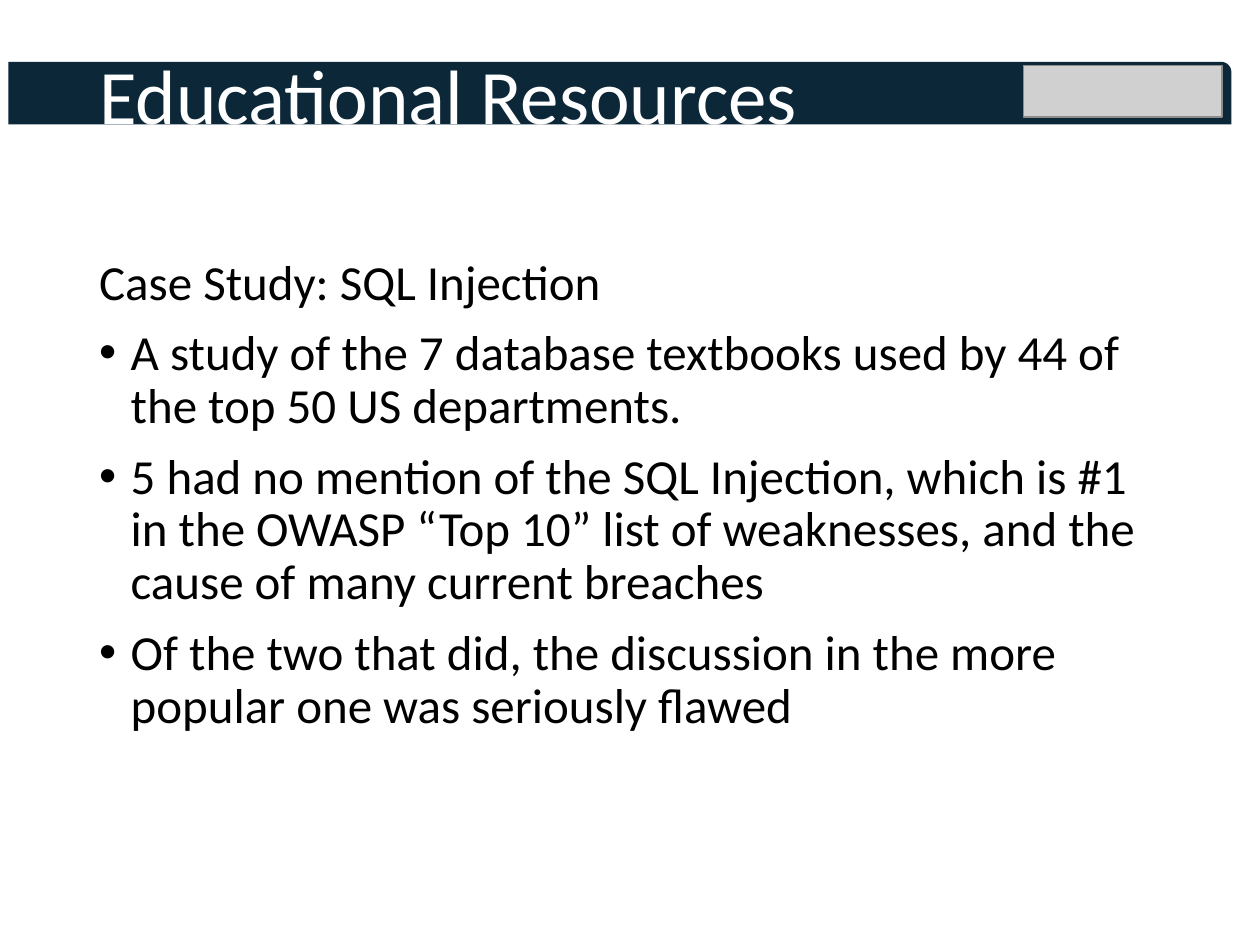
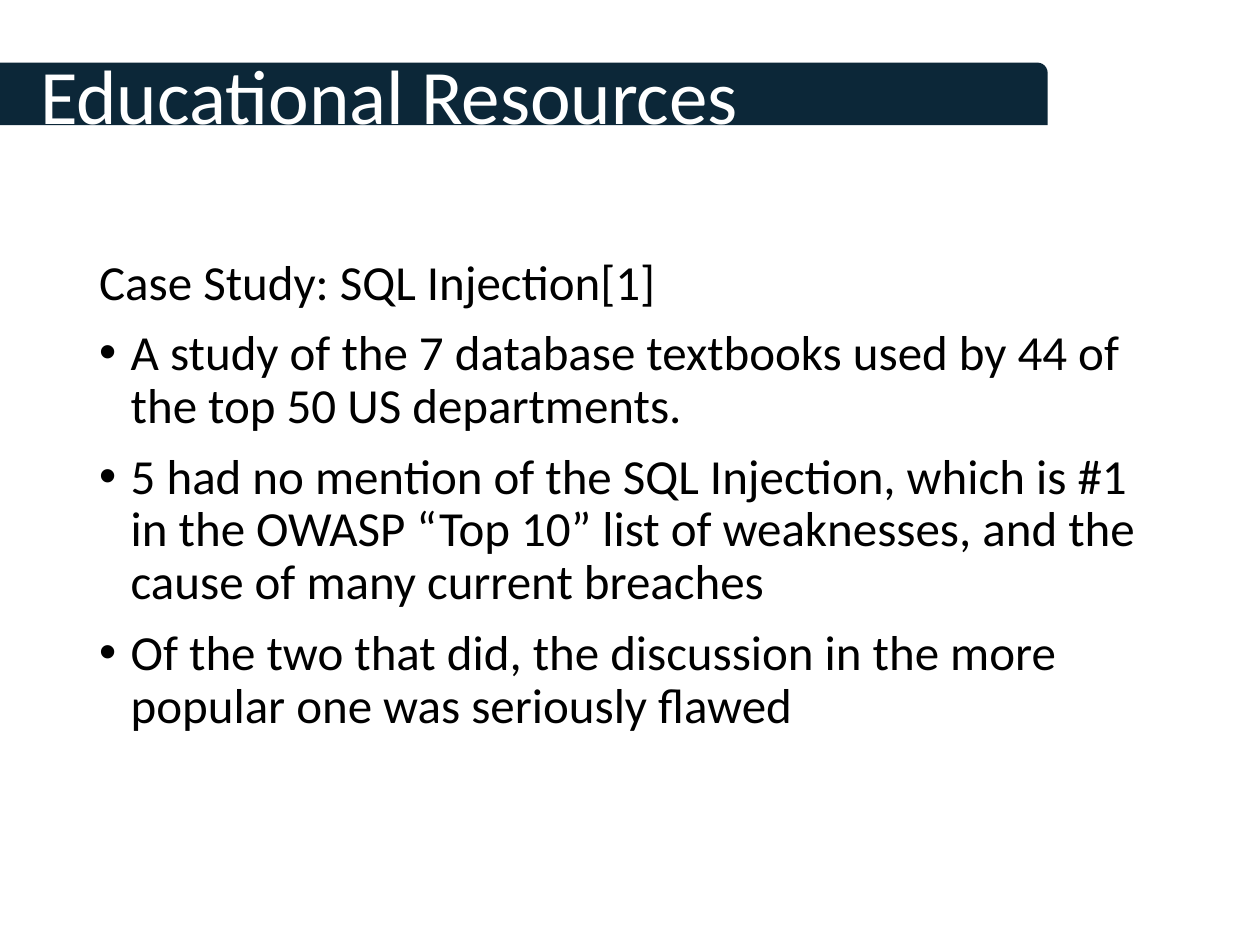
Before and after one commit to tomcrick/FIE2019, a slide deck: slide 4 of TalkatFI2019.pptx. Drawn at 1260x945 pixels with LibreOffice and Linux fonts; fonts in the diff are those of the drawing; grey boxes stand for pictures; background and template pictures are left out. Boxes give left, top, right and bottom in pixels: in the first picture for what was removed or moved away, otherwise in the second. Text is boxed around its words. In the diff, an @@ line names an element or a change of style, - is before the commit and + after.

```diff
--- a/TalkatFI2019.pptx
+++ b/TalkatFI2019.pptx
@@ title "Educational Resources": place and size @@
-title "Educational Resources" at bbox=[99, 60, 796, 142]
+title "Educational Resources" at bbox=[40, 60, 737, 142]
@@ round rect added at bbox=[0, 63, 1048, 126], fill #0C2738 @@
@@ round rect removed at bbox=[9, 62, 1232, 125] @@
@@ picture removed at bbox=[1024, 66, 1222, 117] @@
@@ text at bbox=[99, 264, 655, 309]: text changed @@
-Case Study: SQL Injection
+Case Study: SQL Injection[1]
```
Also in this commit, not shown: 10 other slides changed.
